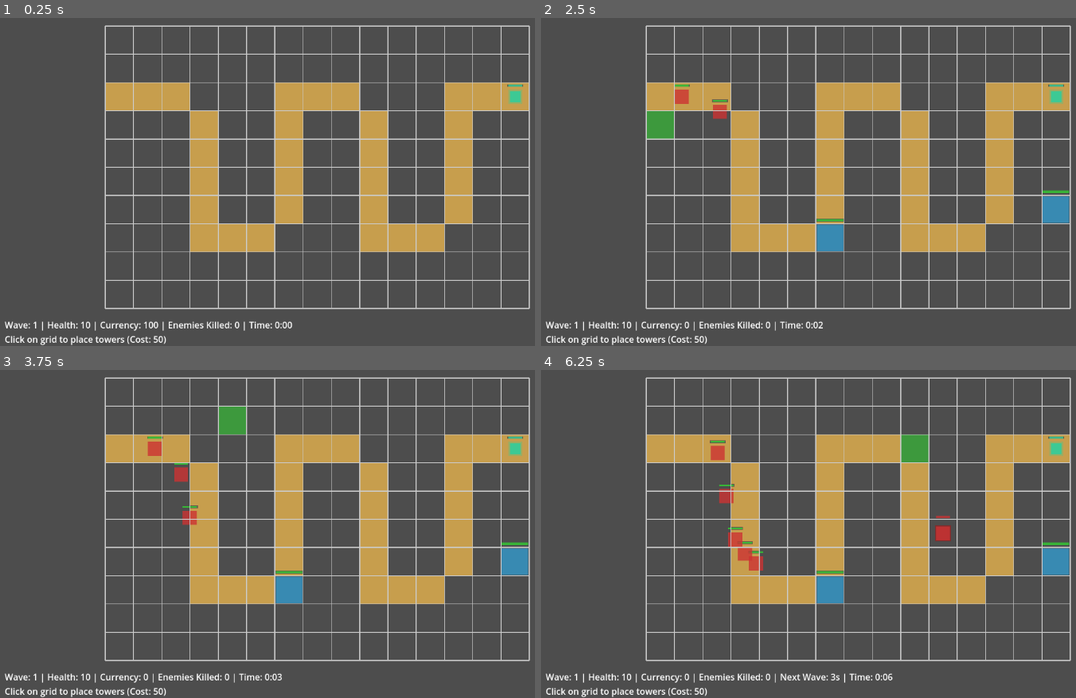
Above: before the commit, frames 1-4 (two rows, left to right).
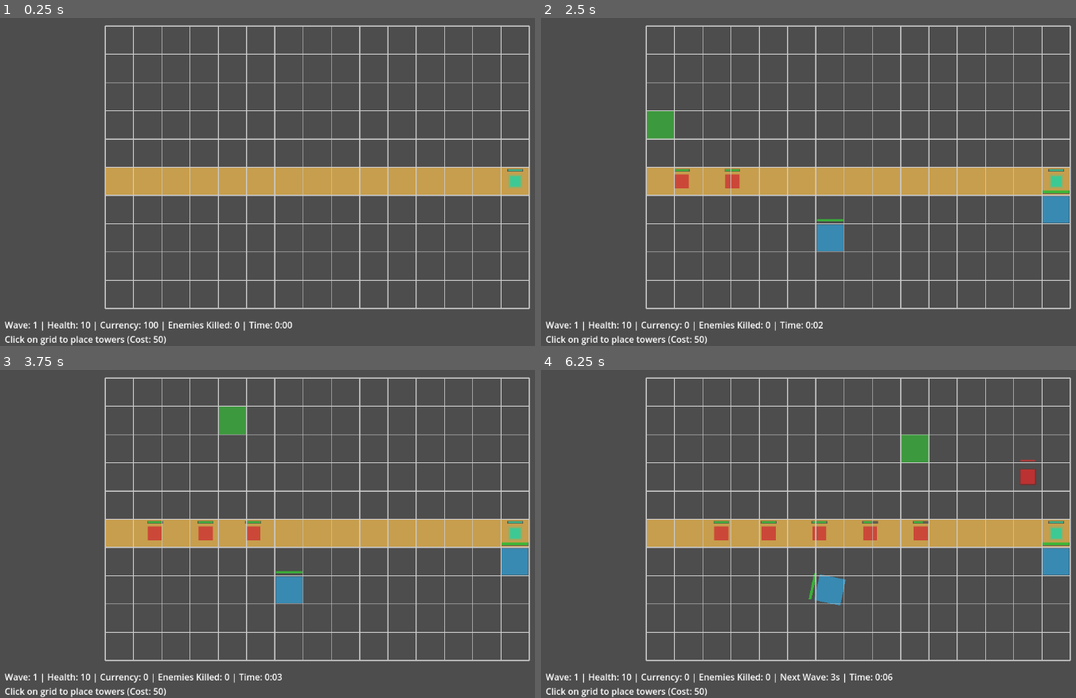
Above: after the commit, the same moments.

Repository: rivie13/CyberCrawler_basic_tower_defense_demo
Game: Godot game, scene res://Main.tscn
The game is run twice, just before and just after one commit, with the same random seed, the same clock (stepped at 60 frames per second) and the same inputs. This scene is started directly instead of the project's main scene.
Inputs (mouse positions are in pixels of both pictures, inside the frame that each line leads up to):
- Up to frame 1 (0.25 s): no input
- Up to frame 2 (2.5 s): tap G at 0.5 s; move the mouse to (824, 237) at 0.52 s; click (824, 237) at 0.67 s; tap Space at 1.25 s; move the mouse to (1049, 221) at 1.27 s; click (1049, 221) at 1.42 s; move the mouse to (669, 113) at 2.02 s; click (669, 113) at 2.17 s
- Up to frame 3 (3.75 s): move the mouse to (347, 520) at 2.77 s; click (347, 520) at 2.92 s; move the mouse to (219, 429) at 3.52 s; click (219, 429) at 3.67 s
- Up to frame 4 (6.25 s): move the mouse to (995, 501) at 4.27 s; click (995, 501) at 4.42 s; move the mouse to (733, 537) at 5.02 s; click (733, 537) at 5.17 s; move the mouse to (920, 442) at 5.77 s; click (920, 442) at 5.92 s

The runs differ from the first frame. In frame 1, 17% of the frame differs, in the area x 19-99%, y 19-72%; in frame 2, 17%; in frame 3, 17%; in frame 4, 17%.

Commit message:
Enhance enemy path management and UI feedback
- Introduced pause and resume functionality for enemies to improve path recalculation handling.
- Added temporary message display in the UI to inform players of path changes.
- Updated WaveManager to manage enemy repositioning during path changes, ensuring smoother gameplay.
- Enhanced grid layout initialization logic for better pathfinding efficiency.

Diff:
--- a/cybercrawler_basictowerdefense/scripts/Enemy/Enemy.gd
+++ b/cybercrawler_basictowerdefense/scripts/Enemy/Enemy.gd
@@ -15,6 +15,7 @@
 
 # State
 var is_alive: bool = true
+var paused: bool = false  # NEW: Controls whether enemy is paused
 
 # Signals
 signal enemy_died(enemy: Enemy)
@@ -59,8 +60,14 @@
 	if path_points.size() > 0:
 		target_position = path_points[0]
 
+func pause():
+	paused = true
+
+func resume():
+	paused = false
+
 func _physics_process(delta):
-	if not is_alive or path_points.size() == 0:
+	if not is_alive or path_points.size() == 0 or paused:
 		return
 
 	# Check if game is over (get from MainController)
--- a/cybercrawler_basictowerdefense/scripts/MainController.gd
+++ b/cybercrawler_basictowerdefense/scripts/MainController.gd
@@ -487,3 +487,21 @@
 func _on_freeze_mine_depleted(mine: FreezeMine):
 	print("MainController: Freeze mine depleted at ", mine.grid_position)
 	update_info_label()
+
+# Utility: Show a temporary message in the InfoLabel
+func show_temp_message(message: String, duration: float = 1.5):
+	var info_label = $UI/InfoLabel
+	if info_label:
+		var prev_text = info_label.text
+		info_label.text = message
+		info_label.modulate = WARNING_COLOR
+		# Restore previous text after duration
+		var timer = Timer.new()
+		timer.wait_time = duration
+		timer.one_shot = true
+		timer.timeout.connect(func():
+			info_label.text = prev_text
+			info_label.modulate = Color.WHITE
+			timer.queue_free()
+		)
+		add_child(timer)
--- a/cybercrawler_basictowerdefense/scripts/Rival/RivalHackerManager.gd
+++ b/cybercrawler_basictowerdefense/scripts/Rival/RivalHackerManager.gd
@@ -515,7 +515,7 @@
 	if block_idx <= 0 or block_idx >= path_positions.size() - 1:
 		return
 	var seg1 = path_positions.slice(0, block_idx)
-	var seg2 = path_positions.slice(block_idx + 1, path_positions.size() - block_idx - 1)
+	var seg2 = path_positions.slice(block_idx + 1, path_positions.size())
 
 	# Corridor-limited detour logic
 	var max_corridor_width = 3
--- a/cybercrawler_basictowerdefense/scripts/WaveManager.gd
+++ b/cybercrawler_basictowerdefense/scripts/WaveManager.gd
@@ -29,12 +29,26 @@
 var grid_layout: GridLayout
 var selected_layout_type: GridLayout.LayoutType
 
+var path_start: Vector2i = Vector2i.ZERO  # Start grid position for path
+var path_end: Vector2i = Vector2i.ZERO    # End grid position for path
+var used_initial_layout: bool = false  # Track if initial layout has been used
+
 func _ready():
 	setup_enemy_spawning()
 
 func initialize(grid_ref: Node):
 	grid_manager = grid_ref
 	grid_layout = GridLayout.new(grid_manager)
+	# Only randomize layout type once, if not already set
+	if selected_layout_type == null:
+		var layout_types = [
+			GridLayout.LayoutType.STRAIGHT_LINE,
+			GridLayout.LayoutType.L_SHAPED,
+			GridLayout.LayoutType.S_CURVED,
+			GridLayout.LayoutType.ZIGZAG
+		]
+		selected_layout_type = layout_types[randi() % layout_types.size()]
+		print("WaveManager: Selected random layout type: ", selected_layout_type)
 	create_enemy_path()
 	# NEW: Listen for grid block changes
 	if grid_manager.has_signal("grid_blocked_changed"):
@@ -43,10 +57,54 @@
 # NEW: Handle grid block changes
 func _on_grid_blocked_changed(grid_pos: Vector2i, blocked: bool):
 	create_enemy_path()
+	# Enhanced: Pause, reposition, and resume enemies on path change
+	_handle_enemies_on_path_change()
 	# Update all active enemies with the new path
 	for enemy in enemies_alive:
 		if is_instance_valid(enemy):
 			enemy.set_path(enemy_path)
+
+# NEW: Enhanced path change handling
+func _handle_enemies_on_path_change():
+	# Pause all enemies
+	for enemy in enemies_alive:
+		if is_instance_valid(enemy):
+			enemy.pause()
+
+	# Show recalculating message
+	var main_controller = get_tree().get_root().get_node("MainController")
+	if main_controller:
+		main_controller.show_temp_message("Path changed! Enemies recalculating...", 1.5)
+
+	# Teleport off-path enemies to start of new path
+	for enemy in enemies_alive:
+		if is_instance_valid(enemy):
+			var on_path = false
+			if enemy_path.size() > 0:
+				# Check if enemy is close to any path point
+				for pt in enemy_path:
+					if enemy.global_position.distance_to(pt) < 16.0:
+						on_path = true
+						break
+			if not on_path and enemy_path.size() > 0:
+				enemy.global_position = enemy_path[0]
+				enemy.current_path_index = 0
+				enemy.target_position = enemy_path[0]
+				enemy.set_path(enemy_path)
+
+	# Resume all enemies (after short delay for message)
+	# Use a timer to resume after 1.5s
+	var timer = Timer.new()
+	timer.wait_time = 1.5
+	timer.one_shot = true
+	timer.timeout.connect(func():
+		for enemy in enemies_alive:
+			if is_instance_valid(enemy):
+				enemy.resume()
+			# Remove timer after use
+		timer.queue_free()
+	)
+	add_child(timer)
 
 func setup_enemy_spawning():
 	# Create enemy spawn timer
@@ -67,22 +125,26 @@
 		push_error("WaveManager: grid_layout or grid_manager not set!")
 		return
 
-	# Randomly select a layout type for variety (only select once)
-	var layout_types = [
-		GridLayout.LayoutType.STRAIGHT_LINE,
-		GridLayout.LayoutType.L_SHAPED,
-		GridLayout.LayoutType.S_CURVED,
-		GridLayout.LayoutType.ZIGZAG
-	]
-	selected_layout_type = layout_types[randi() % layout_types.size()]
-
-	print("WaveManager: Selected random layout type: ", selected_layout_type)
-
-	# Use GridLayout to get grid positions for the path
-	var grid_path = grid_layout.get_path_grid_positions(selected_layout_type)
-	if grid_path.size() == 0:
-		push_error("WaveManager: No grid path available!")
-		return
+	var grid_path = []
+	if not used_initial_layout:
+		# Use initial layout type for the very first path
+		grid_path = grid_layout.get_path_grid_positions(selected_layout_type)
+		if grid_path.size() == 0:
+			push_error("WaveManager: No grid path available!")
+			return
+		# Store start and end for future A*
+		path_start = grid_path[0]
+		path_end = grid_path[grid_path.size() - 1]
+		used_initial_layout = true
+	else:
+		# Use A* for all subsequent path recalculations
+		if path_start == Vector2i.ZERO or path_end == Vector2i.ZERO:
+			push_error("WaveManager: path_start or path_end not set!")
+			return
+		grid_path = grid_manager.find_path_astar(path_start, path_end)
+		if grid_path.size() == 0:
+			push_error("WaveManager: No valid A* path available!")
+			return
 
 	# Convert grid path to world positions for enemy movement
 	enemy_path = []
